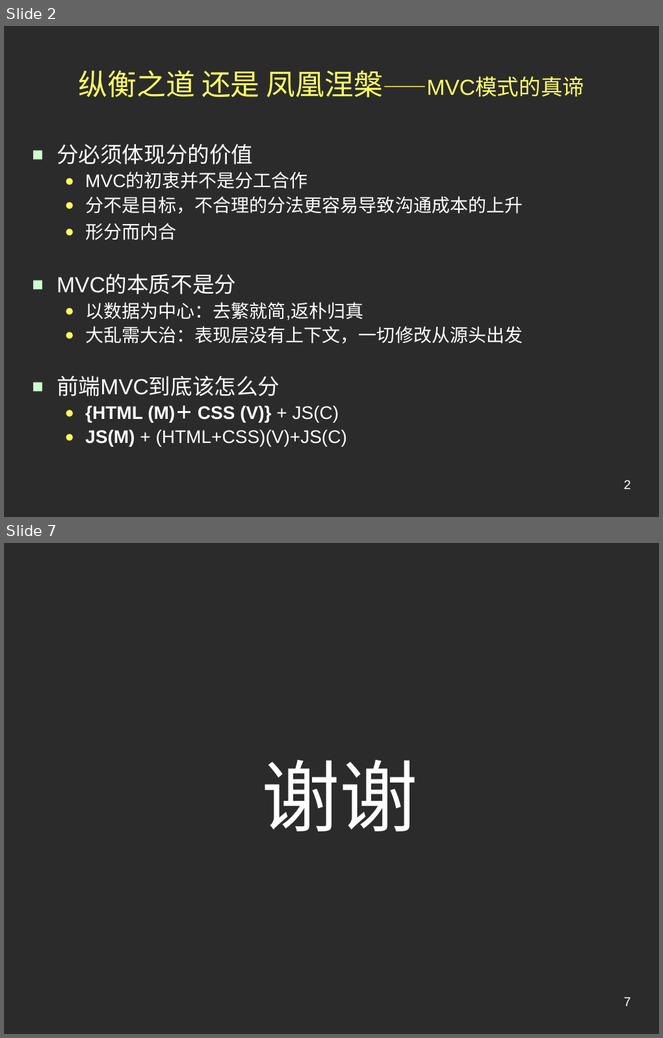
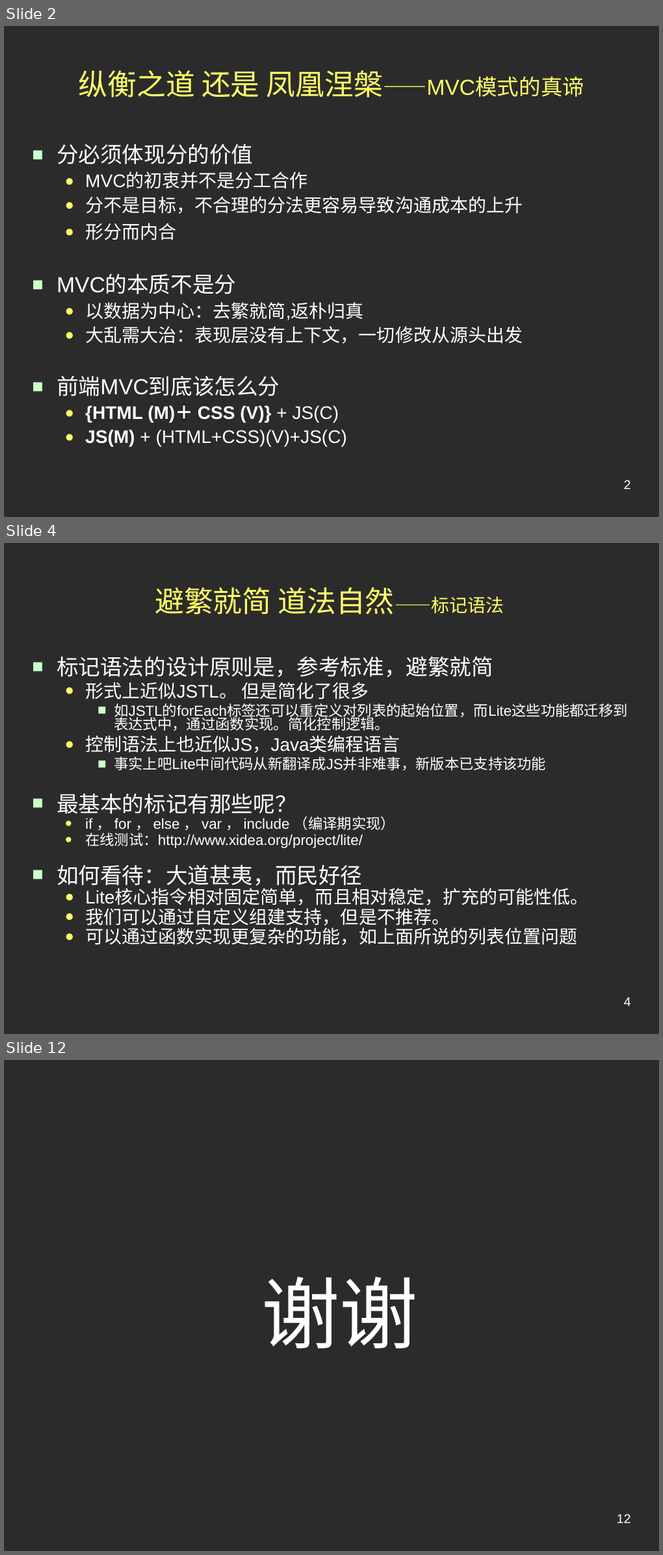
Before and after one commit to conzi/lite, a slide deck: Lite/web/doc/Preview.ppt. Shown one above the other, each under a label of ours: slides 2 and 7 before the commit, slides 2, 4 and 12 after it; the slides between them are not shown. The pictures are 663x1038 and 663x1555 pixels, drawn with LibreOffice and Linux fonts; fonts in the diff are those of the drawing; background and template pictures are left out; a plain dark background stands for a picture behind light text. Boxes give left, top, right and bottom in pixels: in the first picture for what was removed or moved away, otherwise in the second. Text is boxed around its words. In the diff, an @@ line names an element or a change of style, - is before the commit and + after.

```diff
--- a/Lite/web/doc/Preview.ppt
+++ b/Lite/web/doc/Preview.ppt
@@ slide 4 added at (x1=4, y1=543, x2=659, y2=1034), background picture (left out) @@
@@ title added at (x1=155, y1=587, x2=504, y2=615), 32 pt, text #FFFF66 @@
+避繁就简 道法自然——标记语法
@@ text added at (x1=57, y1=656, x2=628, y2=945), 16 pt, text #FFFFFF @@
+■ 标记语法的设计原则是，参考标准，避繁就简
+  ● 形式上近似JSTL。 但是简化了很多
+    ■ 如JSTL的forEach标签还可以重定义对列表的起始位置，而Lite这些功能都迁移到表达式中，通过函数实现。简化控制逻辑。
+  ● 控制语法上也近似JS，Java类编程语言
+    ■ 事实上吧Lite中间代码从新翻译成JS并非难事，新版本已支持该功能
+■ 最基本的标记有那些呢？
+  ● if ， for ， else ， var ， include （编译期实现）
+  ● 在线测试：http://www.xidea.org/project/lite/
+■ 如何看待：大道甚夷，而民好径
+  ● Lite核心指令相对固定简单，而且相对稳定，扩充的可能性低。
+  ● 我们可以通过自定义组建支持，但是不推荐。
+  ● 可以通过函数实现更复杂的功能，如上面所说的列表位置问题
@@ page number added at (x1=624, y1=997, x2=631, y2=1006), 14 pt, text #FFFFFF @@
+4
@@ what was slide 7 is now slide 12 @@
@@ page number at (x1=617, y1=1514, x2=631, y2=1523): text changed @@
-7
+12
```
Also in this commit, not shown: 4 slides changed, 4 other slides added.
